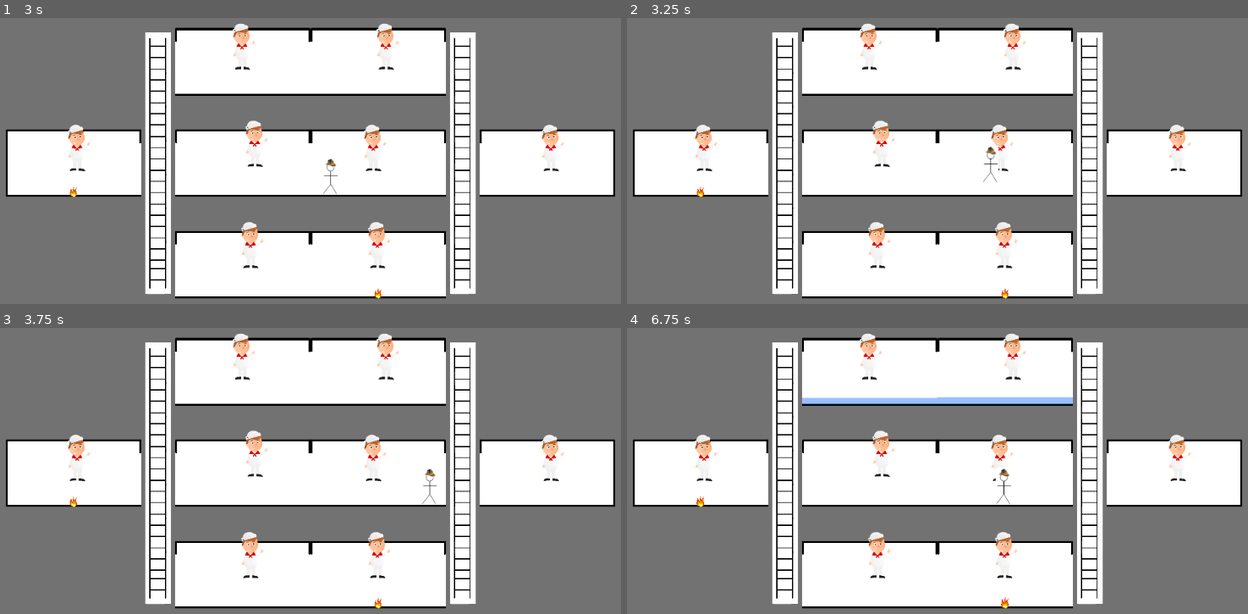
Above: before the commit, frames 1-4 (two rows, left to right).
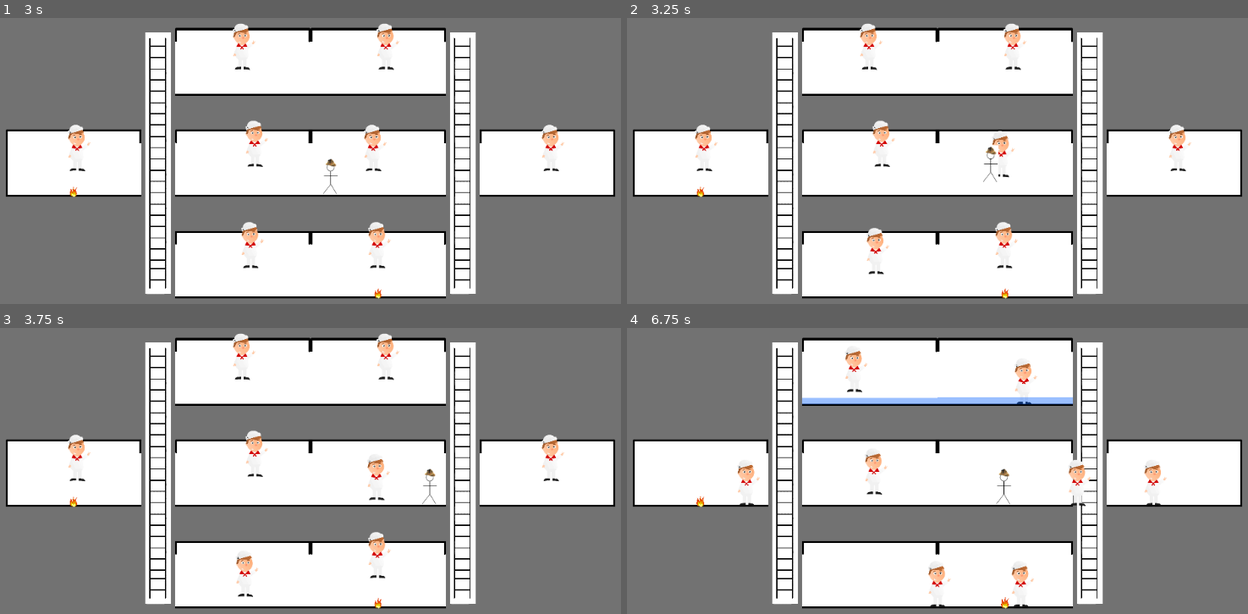
Above: after the commit, the same moments.

Repository: danielcannell/deep-clue-sea
Game: Godot game, scene res://Main.tscn
Two runs of this game, one before a commit and one after it. Both use one fixed random seed, a clock stepped at 60 frames per second and the inputs below.
Inputs (mouse positions are in pixels of both pictures, inside the frame that each line leads up to):
- Up to frame 1 (3 s): tap Enter at 0.5, 2 s; move the mouse to (74, 163) at 0.52 s; hold D (move_right) 0.53-2.03 s; click (74, 163) at 0.67 s; tap Space (jump) at 0.77, 1.25, 1.52 s; move the mouse to (378, 60) at 1.27 s; click (378, 60) at 1.42 s; move the mouse to (378, 163) at 2.02 s; hold A (move_left) 2.03-2.78 s; click (378, 163) at 2.17 s; move the mouse to (378, 263) at 2.77 s; hold D (move_right) from 2.78 s (still down); click (378, 263) at 2.92 s
- Up to frame 2 (3.25 s): keep holding D (move_right); tap Space (jump) at 3.02 s
- Up to frame 3 (3.75 s): keep holding D (move_right); move the mouse to (242, 370) at 3.52 s; click (242, 370) at 3.67 s
- Up to frame 4 (6.75 s): tap Space (jump) at 3.77, 4.52, 6.02 s; move the mouse to (869, 473) at 4.27 s; release D (move_right) at 4.28 s; hold A (move_left) 4.28-5.03 s; click (869, 473) at 4.42 s; move the mouse to (869, 573) at 5.02 s; hold D (move_right) 5.03-5.78 s; click (869, 573) at 5.17 s; move the mouse to (1173, 473) at 5.77 s; hold A (move_left) from 5.78 s (still down); click (1173, 473) at 5.92 s; move the mouse to (1086, 448) at 6.52 s

Frame 1 is identical in both runs. In frame 2, 0.5% of the frame differs, in the area x 38-63%, y 37-90%; in frame 3, 0.7%; in frame 4, 3.1%, in the area x 10-91%, y 1-98%.
Error before the commit: Invalid get index 'x' (on base: 'int'). (res://room/Room.gd:80)

Commit message:
Make crewmen path to a random location in rooms

Diff:
--- a/crewmen/Crewman.gd
+++ b/crewmen/Crewman.gd
@@ -29,6 +29,9 @@
     # Initialization here
     # get_node("../Submarine")
     pass
+
+func get_random_pos_in_room(room):
+    return room.centre_position() + Vector2(rand_range(-450, 450), 0)
 
 func _process(delta):
     # Get an instance of the Submarine node
@@ -63,7 +66,7 @@
             idle_time = 0.0
             if sub.room(current_room).flooding():
                 # Flooding can only be fixed from the pump room
-                destination = Globals.Rooms.PumpRoom
+                destination = get_random_pos_in_room(sub.room(Globals.Rooms.PumpRoom))
                 state = crew_state.MOVING
 
             elif sub.room(current_room).fire():
@@ -98,7 +101,7 @@
             # Go to MedBay if injured
             if hitpoints < 100:
                 idle_time = 0.0
-                destination = Globals.Rooms.Medbay
+                destination = get_random_pos_in_room(sub.room(Globals.Rooms.Medbay))
                 state = crew_state.MOVING
 
             # Otherwise, wait for a random short time, then go to random room
@@ -109,5 +112,5 @@
                     idle_time -= delta
                     if idle_time <= 0:
                         idle_time = 0
-                        destination = Globals.ROOMS_LIST[randi() % 8]
+                        destination = get_random_pos_in_room(sub.room(Globals.ROOMS_LIST[randi() % 8]))
                         state = crew_state.MOVING
